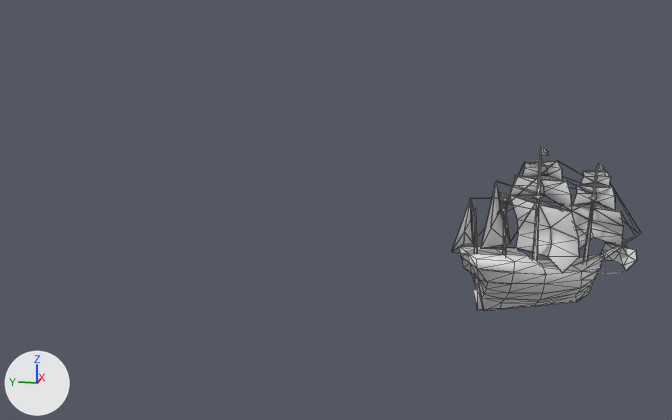
An edit to the OBJ model project-2/Models/ship/ship.obj, drawn before and after from the same camera.
Both versions are drawn from a camera (50 mm lens) standing at (-32.6, -14.3, 12.2) and looking at (5.6, -6.7, 2.7). The lights are fixed; the arrows at lower left show +X, +Y and +Z. Mesh edges are drawn as thin lines. Where no turn or scale is listed for an object, it has been applied to the vertices. Vertices at the same position are counted once.

The first picture shows 'ship'.
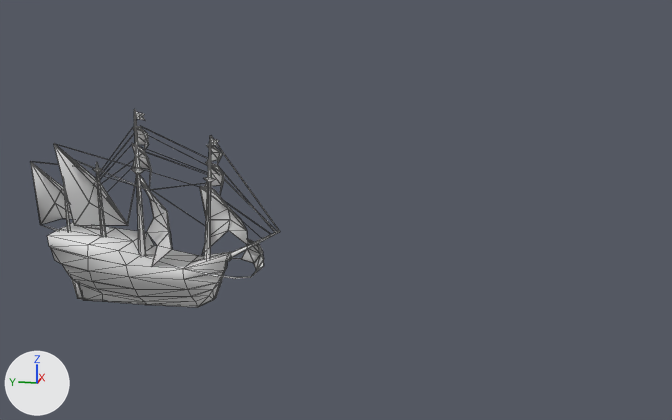
Commit message: imgui transform for ship

Changed parts and their boxes (x1, y1, x2, y2) in the pictures (672 x 420 px; the box of a moved part takes in the faces that stretch with it):
'ship', reshaped (31% wider, 21% taller)
    before: (451, 148, 641, 311)
    after: (31, 109, 280, 307)
part 1 of me_ship, moved or reshaped
    before: (460, 175, 605, 311)
    after: (47, 143, 232, 307)
part 2 of me_ship, moved or reshaped
    before: (473, 276, 483, 311)
    after: (72, 280, 83, 299)
part 3 of me_ship, moved or reshaped
    before: (474, 208, 477, 254)
    after: (63, 183, 71, 231)
part 4 of me_ship, moved or reshaped
    before: (502, 193, 509, 255)
    after: (92, 162, 106, 237)
part 5 of me_ship, moved or reshaped
    before: (583, 164, 598, 262)
    after: (204, 136, 215, 259)
part 6 of me_ship, moved or reshaped
    before: (533, 149, 543, 261)
    after: (131, 109, 146, 256)
part 7 of me_ship, moved or reshaped
    before: (603, 232, 641, 259)
    after: (229, 231, 279, 258)
part 8 of me_ship, moved or reshaped
    before: (580, 171, 611, 186)
    after: (207, 145, 222, 165)
part 9 of me_ship, moved or reshaped
    before: (573, 185, 615, 210)
    after: (204, 162, 224, 196)
part 10 of me_ship, moved or reshaped
    before: (561, 205, 623, 249)
    after: (199, 186, 248, 254)
part 11 of me_ship, moved or reshaped
    before: (523, 161, 562, 180)
    after: (133, 126, 149, 151)
part 12 of me_ship, moved or reshaped
    before: (481, 181, 510, 250)
    after: (54, 144, 128, 230)
part 13 of me_ship, moved or reshaped
    before: (583, 242, 637, 274)
    after: (187, 239, 264, 278)
part 14 of me_ship, moved or reshaped (not visible before)
    after: (224, 179, 277, 232)
part 15 of me_ship, moved or reshaped
    before: (541, 148, 548, 155)
    after: (135, 111, 145, 120)
part 16 of me_ship, moved or reshaped
    before: (598, 164, 605, 171)
    after: (210, 137, 219, 146)
part 17 of me_ship, deleted
    before: (451, 160, 639, 252)
part 18 of me_ship, added
    after: (31, 126, 280, 234)

The change, as a list of edits to the scene's bpy script:
```text
Change me_ship:
    remove me_ship.from_pydata(...)  # 609 vertices, 952 faces; spans x 7.95..13.02, y -20.24..-11.44, z -2.8..4.85
    add me_ship.from_pydata(...)  # 608 vertices, 952 faces; spans x -1.4..1.61, y -5.69..4.06, z -0.07..7.58
    me_ship part 1: the loose piece of 175 vertices spanning x 8.17..12.23, y -18.54..-11.75, z -2.8..3.46 is turned -25.8 degrees about the z axis through its middle, then moved by (-10.5, 15.23, 2.73)
    me_ship part 2: the loose piece of 14 vertices spanning x 9.18..9.54, y -12.97..-12.45, z -2.8..-0.95 is turned -25.8 degrees about the z axis through its middle, then moved by (-9.36, 15.36, 2.73)
    me_ship part 3: the loose piece of 8 vertices spanning x 9.2..9.35, y -12.61..-12.43, z -0.32..2.15 is turned -25.8 degrees about the z axis through its middle, then moved by (-9.27, 15.37, 2.73)
    me_ship part 4: the loose piece of 20 vertices spanning x 9.67..10.04, y -13.94..-13.57, z -0.32..2.77 is turned -25.8 degrees about the z axis through its middle, then moved by (-9.86, 15.25, 2.73)
    me_ship part 5: the loose piece of 24 vertices spanning x 11.56..12.0, y -18.02..-17.5, z -1.11..3.94 is turned -25.8 degrees about the z axis through its middle, then moved by (-11.8, 14.81, 2.73)
    me_ship part 6: the loose piece of 24 vertices spanning x 10.31..10.82, y -15.5..-15.0, z -1.01..4.85 is turned -25.8 degrees about the z axis through its middle, then moved by (-10.59, 15.09, 2.73)
    me_ship part 7: the loose piece of 8 vertices spanning x 11.92..12.98, y -20.23..-18.29, z -0.76..0.44 is turned -25.8 degrees about the z axis through its middle, then moved by (-12.52, 14.67, 2.73)
    me_ship part 8: the loose piece of 27 vertices spanning x 11.51..12.45, y -18.52..-17.17, z 2.78..3.64 is turned -25.8 degrees about the z axis through its middle, then moved by (-11.85, 14.73, 2.73)
    me_ship part 9: the loose piece of 27 vertices spanning x 11.28..12.64, y -18.78..-16.91, z 1.79..2.95 is turned -25.8 degrees about the z axis through its middle, then moved by (-11.85, 14.74, 2.73)
    me_ship part 10: the loose piece of 33 vertices spanning x 11.09..12.78, y -19.3..-16.36, z -0.95..1.92 is turned -25.8 degrees about the z axis through its middle, then moved by (-11.84, 14.75, 2.73)
    me_ship part 11: the loose piece of 27 vertices spanning x 10.03..11.21, y -16.25..-14.46, z 3.32..4.32 is turned -25.8 degrees about the z axis through its middle, then moved by (-10.64, 15.07, 2.73)
    me_ship part 12: the loose piece of 28 vertices spanning x 8.26..10.96, y -14.05..-12.73, z 0.08..3.67 is turned -25.8 degrees about the z axis through its middle, then moved by (-9.68, 15.32, 2.73)
    me_ship part 13: the loose piece of 43 vertices spanning x 10.63..13.02, y -20.03..-16.67, z -1.3..-0.12 is turned -25.8 degrees about the z axis through its middle, then moved by (-12.06, 14.85, 2.73)
    me_ship part 14: the loose piece of 6 vertices spanning x 12.38..12.92, y -20.14..-17.04, z 0.39..2.76 is turned -25.8 degrees about the z axis through its middle, then moved by (-12.25, 14.51, 2.73)
    me_ship part 15: the loose piece of 14 vertices spanning x 10.49..10.74, y -15.61..-15.26, z 4.43..4.8 is turned -25.8 degrees about the z axis through its middle, then moved by (-10.67, 15.08, 2.73)
    me_ship part 16: the loose piece of 14 vertices spanning x 11.72..11.88, y -18.29..-17.9, z 3.55..3.92 is turned -25.8 degrees about the z axis through its middle, then moved by (-11.95, 14.83, 2.73)
    me_ship part 17: 22 loose pieces with 106 vertices, spanning x 7.95..12.95, y -20.24..-11.44, z 0.11..4.33, are deleted
    me_ship part 18: 105 vertices added at x -1.4..1.37, y -5.69..4.06, z 2.84..7.07
```
